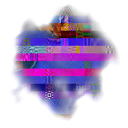
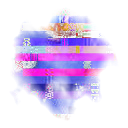
Two versions of the same layered image (128x128). Layer-by-layer changes:
painted on "GLITCHES" over [11, 6, 119, 121]
hid "Layer 0" over [11, 4, 121, 120]
